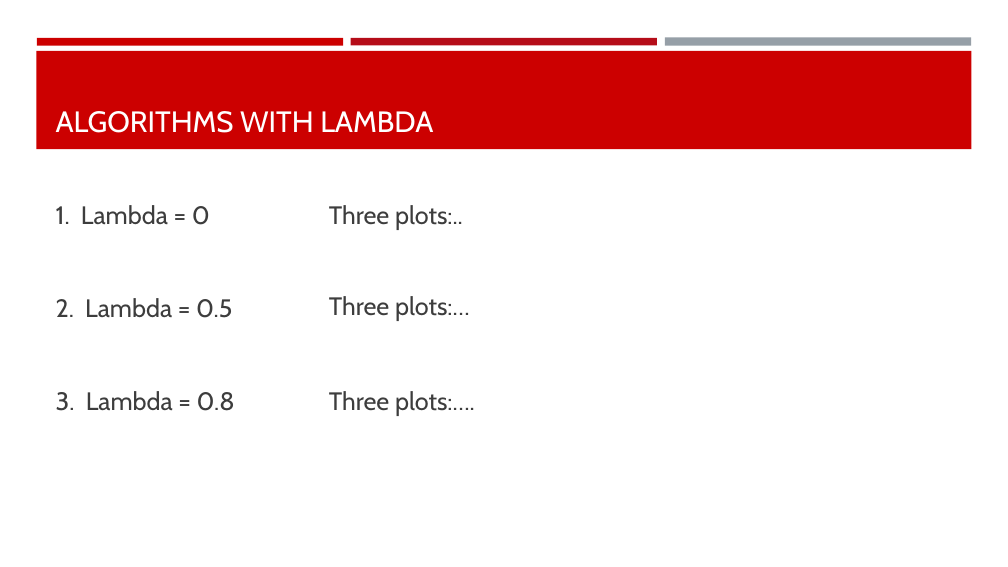
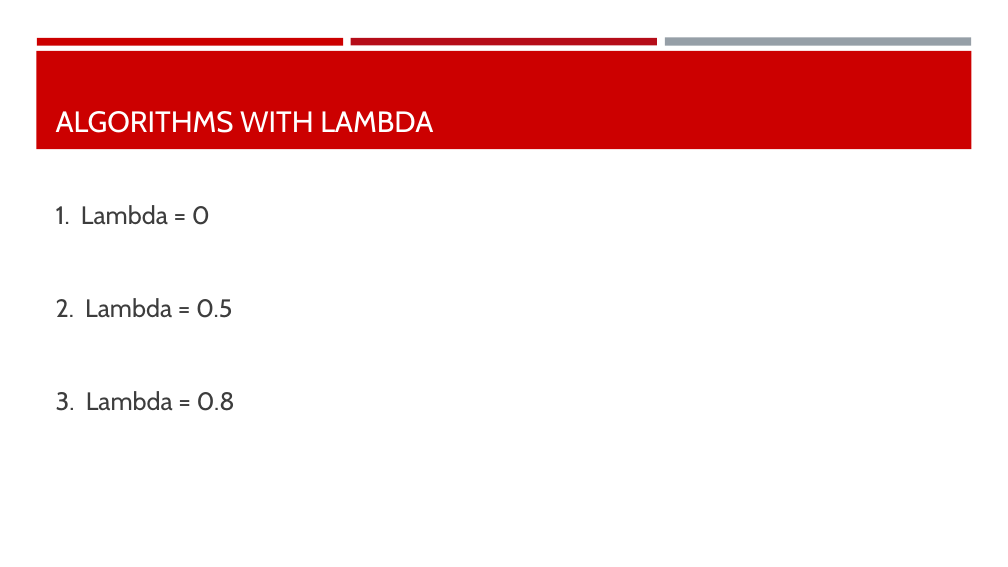
Before and after one commit to mengli11235/MachineLearning_Maze, a slide deck: slide 7 of Group Presentation.pptx. Drawn at 1008x567 pixels with LibreOffice and Linux fonts; fonts in the diff are those of the drawing. Boxes give left, top, right and bottom in pixels: in the first picture for what was removed or moved away, otherwise in the second. Text is boxed around its words. In the diff, an @@ line names an element or a change of style, - is before the commit and + after.

```diff
--- a/Group Presentation.pptx
+++ b/Group Presentation.pptx
@@ text removed at [329, 205, 463, 230] @@
-Three plots:..
@@ text removed at [329, 296, 470, 321] @@
-Three plots:…
@@ text removed at [329, 391, 475, 416] @@
-Three plots:….
```
